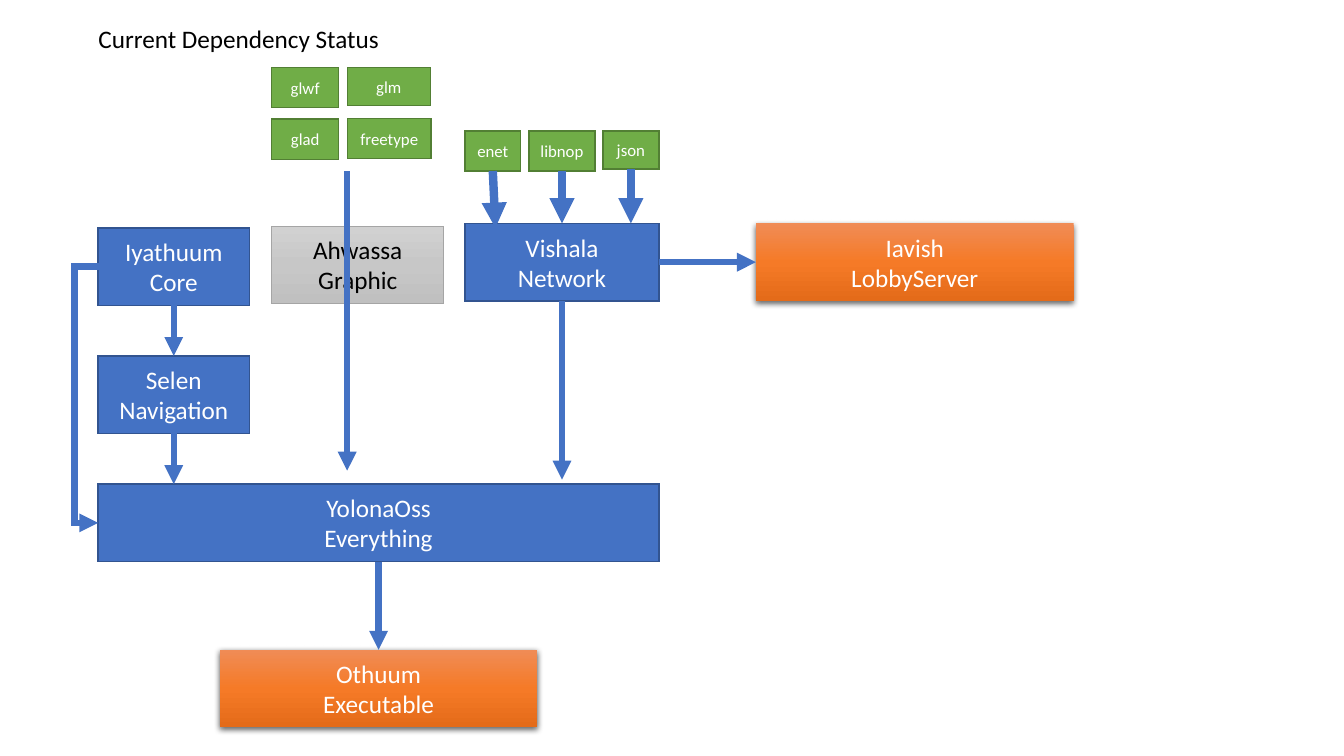
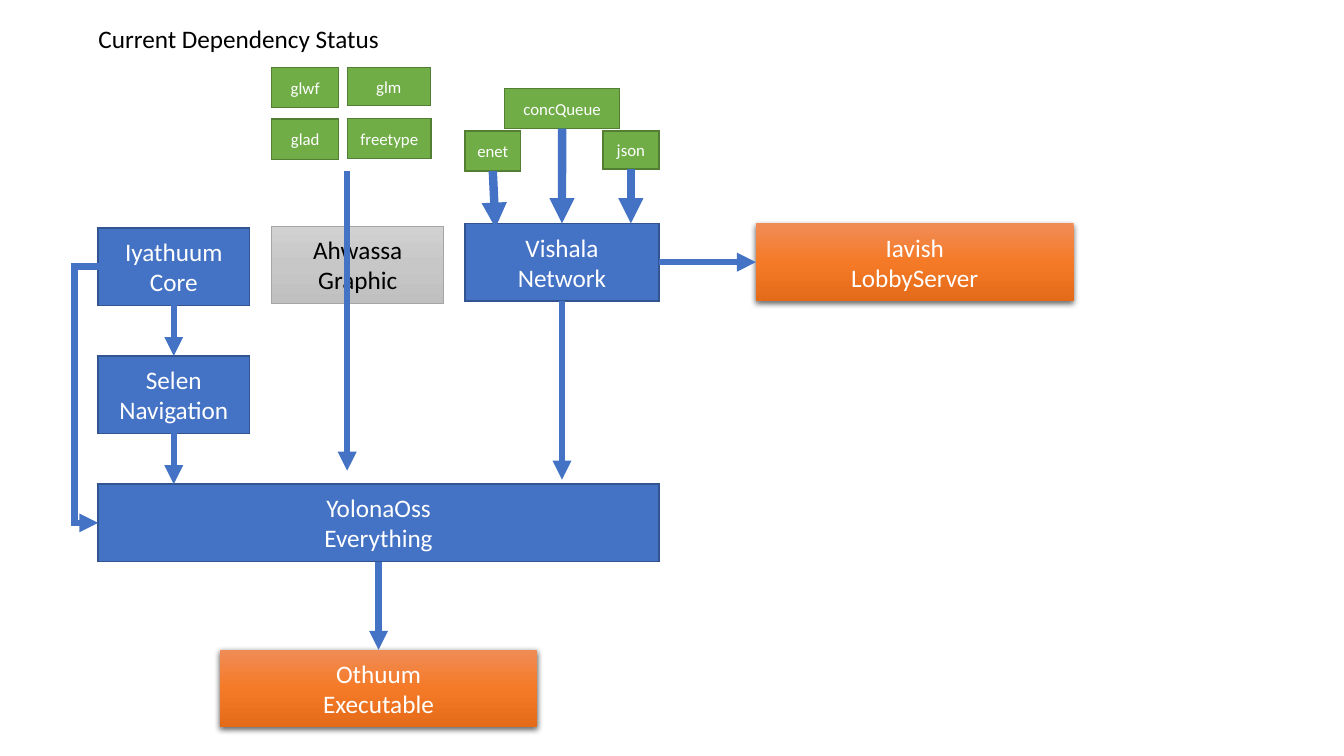
Before and after one commit to Liech/Yathsou, a slide deck: slide 1 of Dependency.pptx. Drawn at 1344x756 pixels with LibreOffice and Linux fonts; fonts in the diff are those of the drawing. Boxes give left, top, right and bottom in pixels: in the first picture for what was removed or moved away, otherwise in the second. Text is boxed around its words. In the diff, an @@ line names an element or a change of style, - is before the commit and + after.

```diff
--- a/Dependency.pptx
+++ b/Dependency.pptx
@@ rectangle "concQueue": place and size @@
-rectangle "concQueue" at [529,131,596,171]
+rectangle "concQueue" at [504,89,619,129]
@@ text in rectangle at [523,104,600,117]: text changed @@
-libnop
+concQueue
@@ arrow moved from (563, 171) - (563, 224) to (563, 129) - (563, 224) @@
```
Also in this commit, not shown: 1 slide added, 17 other files.
